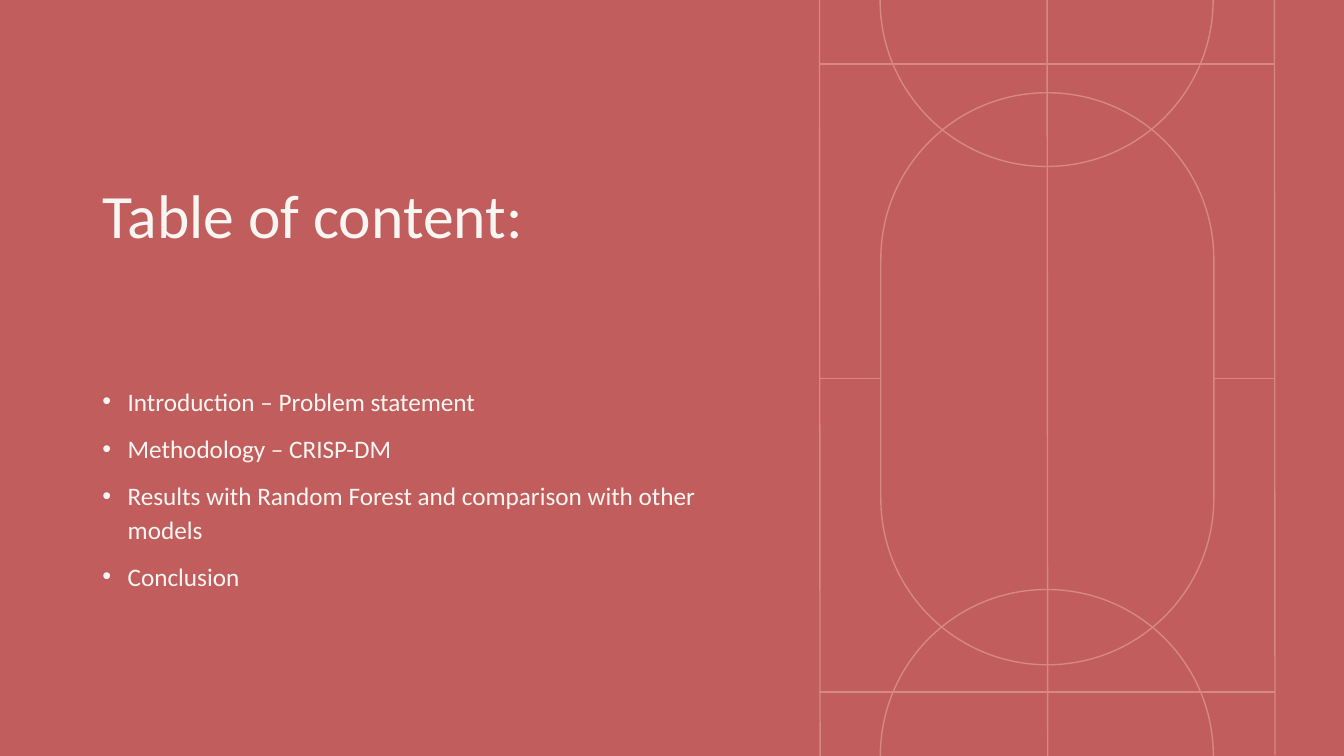
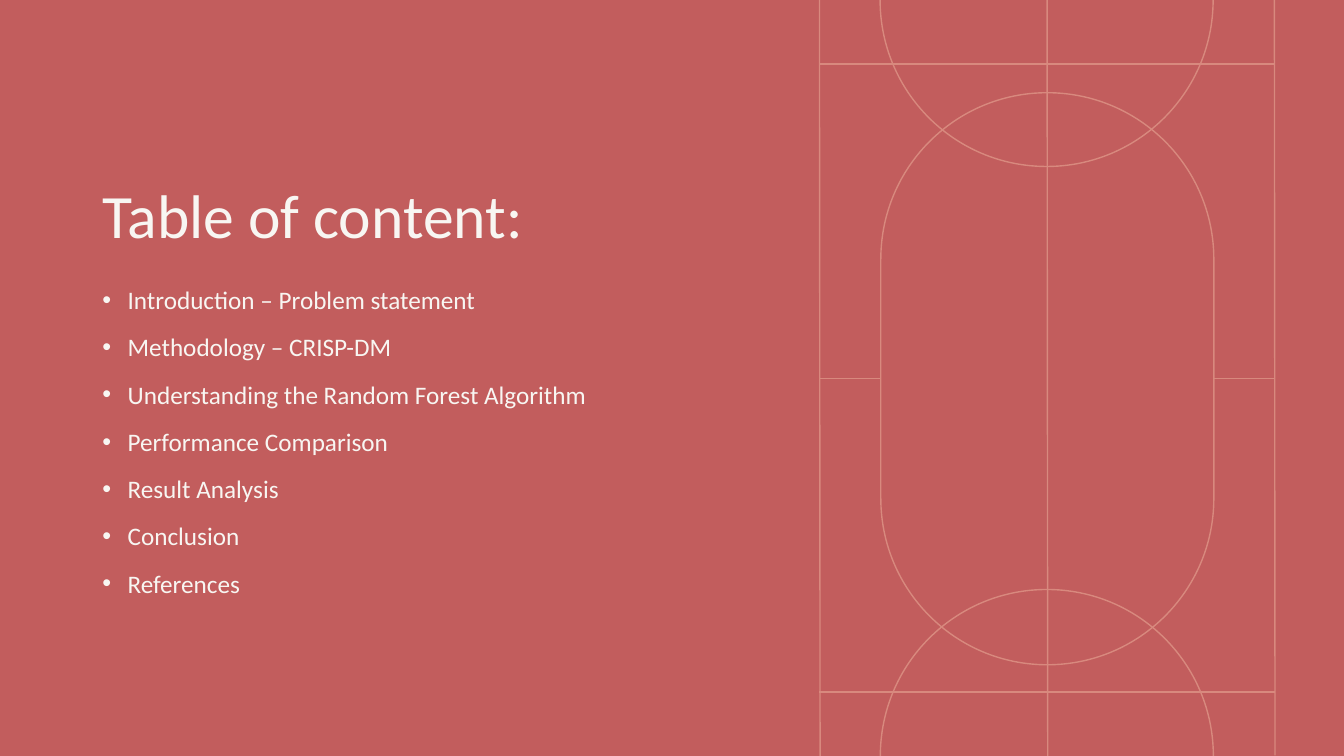
Before and after one commit to akvanaparthy/DAML-Project-Group-3, a slide deck: slide 2 of DAML Group 3 Final.pptx. Drawn at 1344x756 pixels with LibreOffice and Linux fonts; fonts in the diff are those of the drawing. Boxes give left, top, right and bottom in pixels: in the first picture for what was removed or moved away, otherwise in the second. Text is boxed around its words. In the diff, an @@ line names an element or a change of style, - is before the commit and + after.

```diff
--- a/DAML Group 3 Final.pptx
+++ b/DAML Group 3 Final.pptx
@@ text "Introduction – Problem statement": place and size @@
-text "Introduction – Problem statement" at (128,393,695,586)
+text "Introduction – Problem statement" at (128,291,586,593)
@@ text at (128,386,586,502): text changed @@
-• Results with Random Forest and comparison with other models
+• Understanding the Random Forest Algorithm
+• Performance Comparison
+• Result Analysis
@@ text at (128,576,240,593): paragraph added @@
+• References
```
Also in this commit, not shown: 8 other slides changed, 12 slides added, 2 slides removed, 4 other files.
